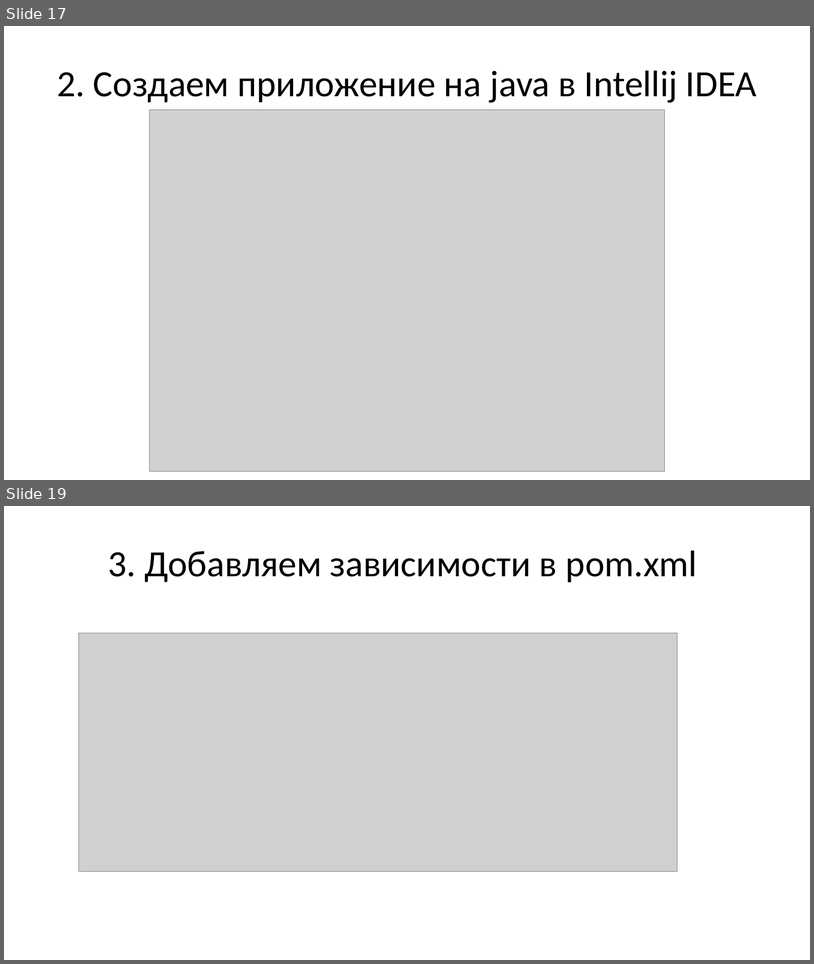
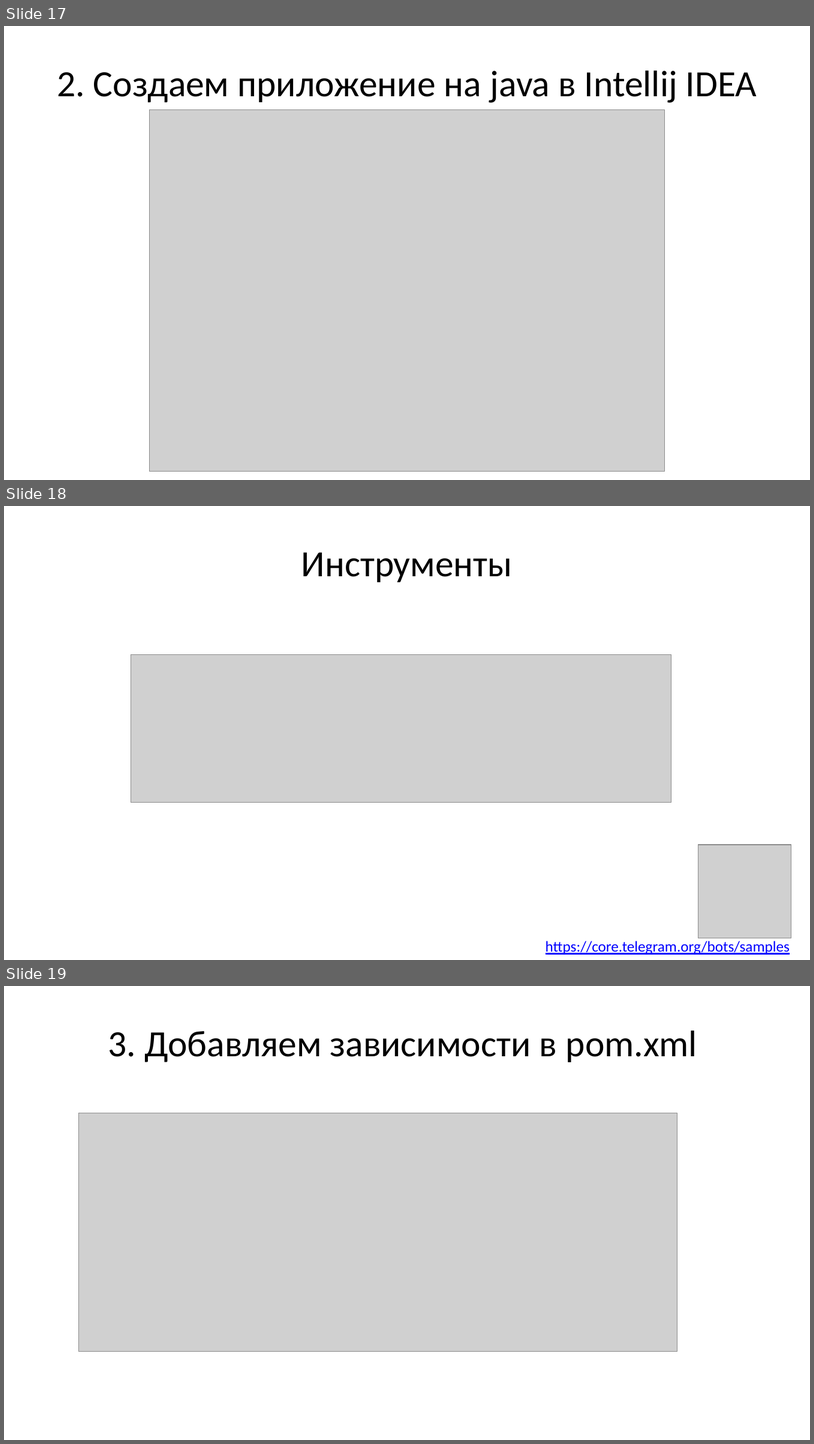
Before and after one commit to openlesson/java-telegram-bot, a slide deck: docs/lesson_telegram_bot.pptx. Shown one above the other, each under a label of ours: slides 17 and 19 before the commit, slides 17, 18 and 19 after it; the slides between them are not shown. The pictures are 814x964 and 814x1444 pixels, drawn with LibreOffice and Linux fonts; fonts in the diff are those of the drawing; grey boxes stand for pictures. Boxes give left, top, right and bottom in pixels: in the first picture for what was removed or moved away, otherwise in the second. Text is boxed around its words. In the diff, an @@ line names an element or a change of style, - is before the commit and + after.

```diff
--- a/docs/lesson_telegram_bot.pptx
+++ b/docs/lesson_telegram_bot.pptx
@@ slide 18 added at bbox=[4, 506, 810, 960], background #FFFFFF @@
@@ title added at bbox=[302, 552, 513, 582], 44 pt, text #000000 @@
+Инструменты
@@ picture added at bbox=[131, 654, 671, 802] @@
@@ picture added at bbox=[698, 845, 792, 938] @@
@@ text added at bbox=[546, 940, 790, 954], 18 pt, text #0000FF, underline @@
+https://core.telegram.org/bots/samples
```
Also in this commit, not shown: 3 slides changed, 3 other slides added, 2 slides removed.
